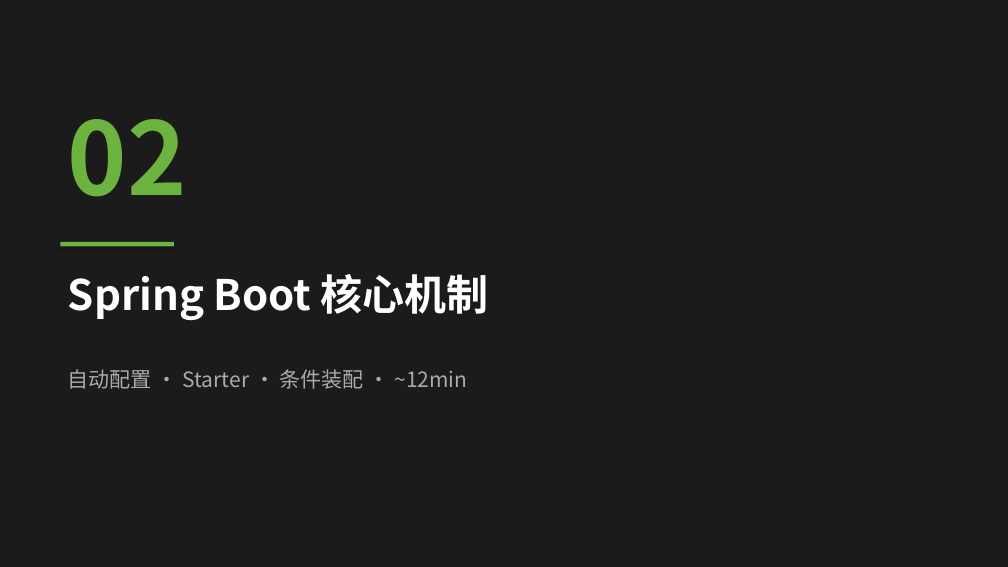
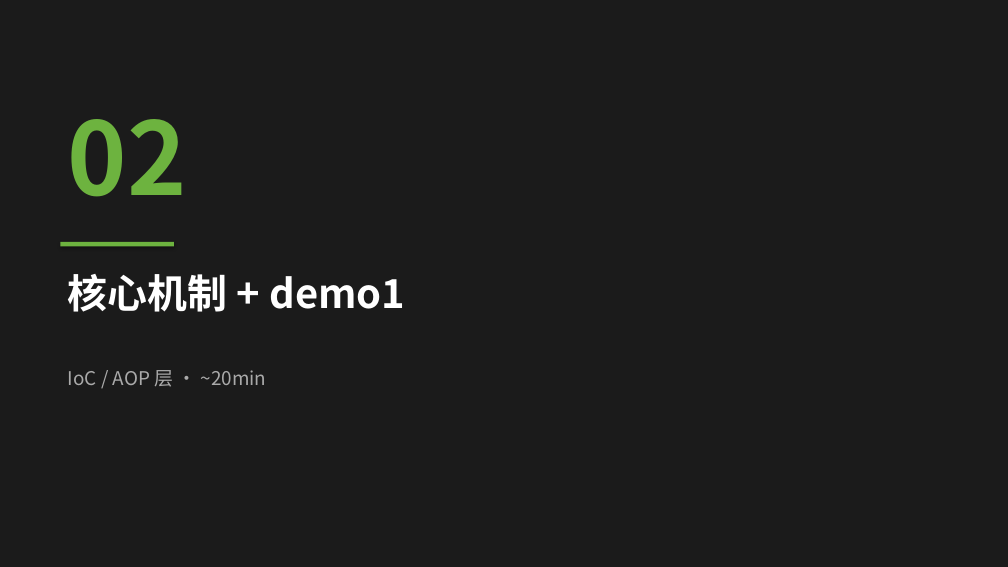
Before and after one commit to Akon1993/springboot-lesson, a slide deck: slide 8 of docs/slides.pptx (slide 7 before the commit). Drawn at 1008x567 pixels with LibreOffice and Linux fonts; fonts in the diff are those of the drawing. Boxes give left, top, right and bottom in pixels: in the first picture for what was removed or moved away, otherwise in the second. Text is boxed around its words. In the diff, an @@ line names an element or a change of style, - is before the commit and + after.

```diff
--- a/docs/slides.pptx
+++ b/docs/slides.pptx
@@ text at box(68, 274, 405, 312): text changed; size 40 to 38 pt @@
-Spring Boot 核心机制
+核心机制 + demo1
@@ text at box(68, 370, 267, 387): text changed; size 20 to 18 pt @@
-自动配置 · Starter · 条件装配 · ~12min
+IoC / AOP 层 · ~20min
```
Also in this commit, not shown: 13 other slides changed, 21 slides added, 29 slides removed, 1 other file.
